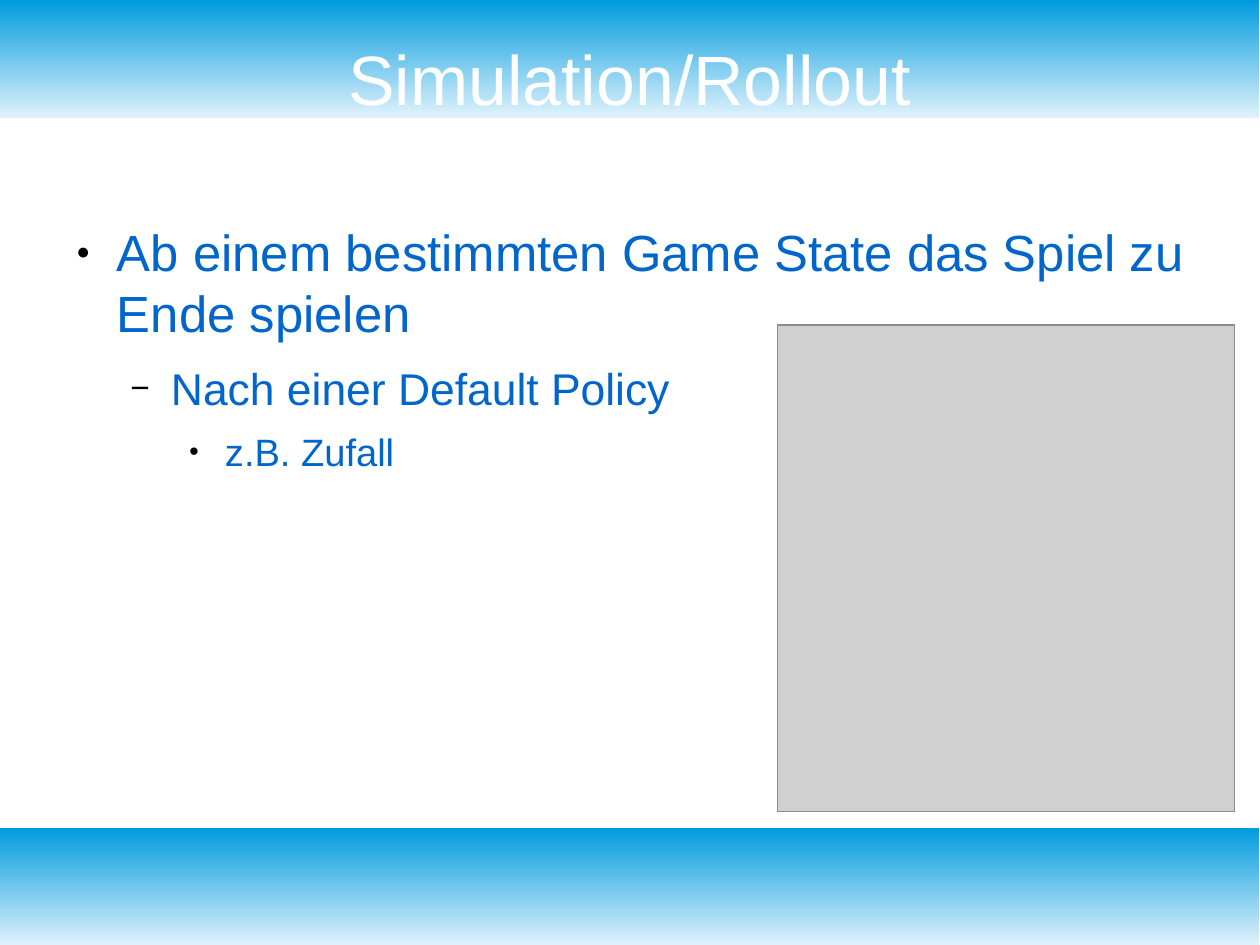
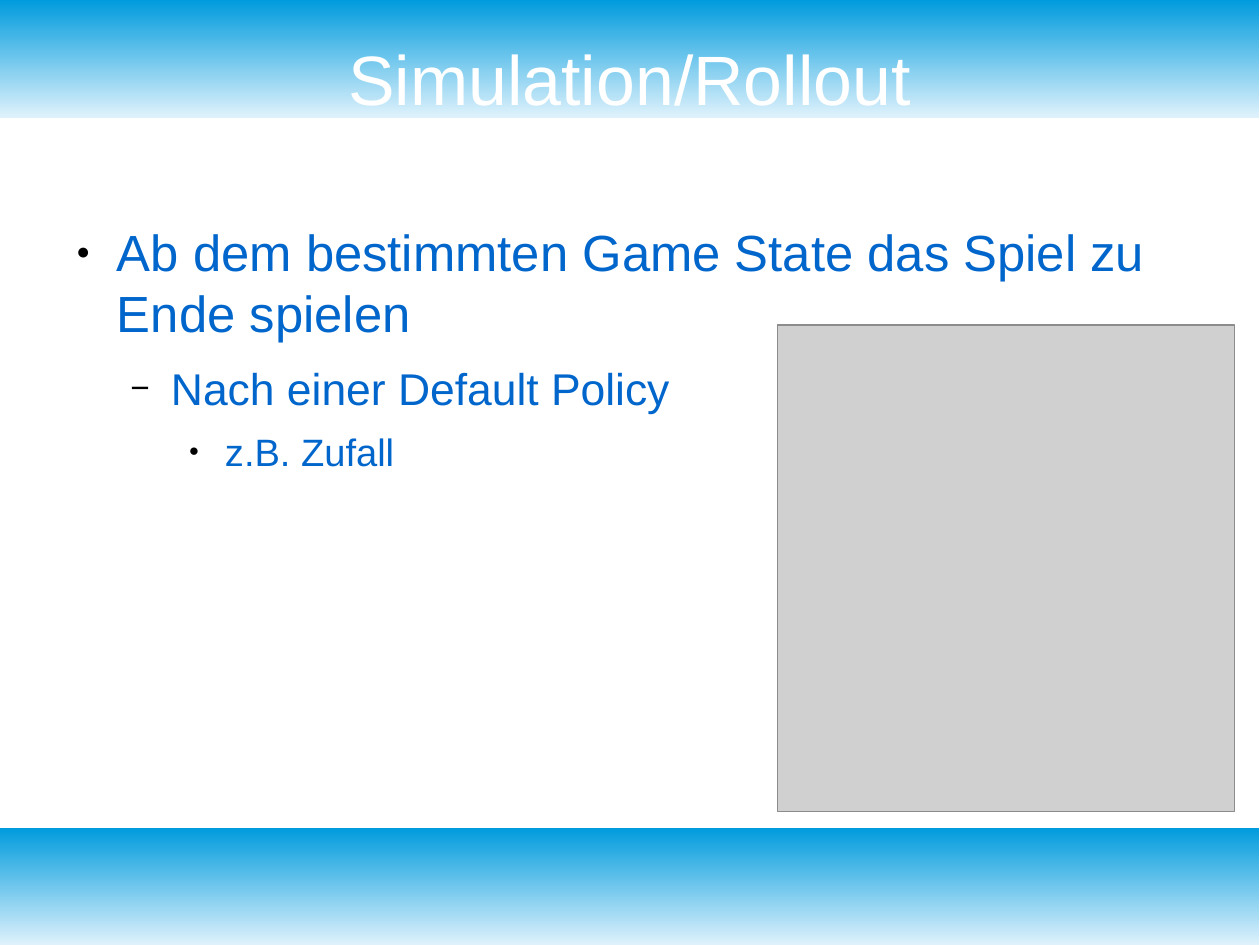
Before and after one commit to fnehmer/haw-is-assignment, a slide deck: slide 10 of Präsentation/is_praesentation.odp (slide 9 before the commit). Drawn at 1260x945 pixels with LibreOffice and Linux fonts; fonts in the diff are those of the drawing; grey boxes stand for pictures. Boxes give left, top, right and bottom in pixels: in the first picture for what was removed or moved away, otherwise in the second. Text is boxed around its words. In the diff, an @@ line names an element or a change of style, - is before the commit and + after.

```diff
--- a/Präsentation/is_praesentation.odp
+++ b/Präsentation/is_praesentation.odp
@@ text at (117,234,1144,343): text changed @@
-● Ab einem bestimmten Game State das Spiel zu Ende spielen
+● Ab dem bestimmten Game State das Spiel zu Ende spielen
```
Also in this commit, not shown: 1 other slide changed, 9 slides added, 1 slide removed, 12 other files.
